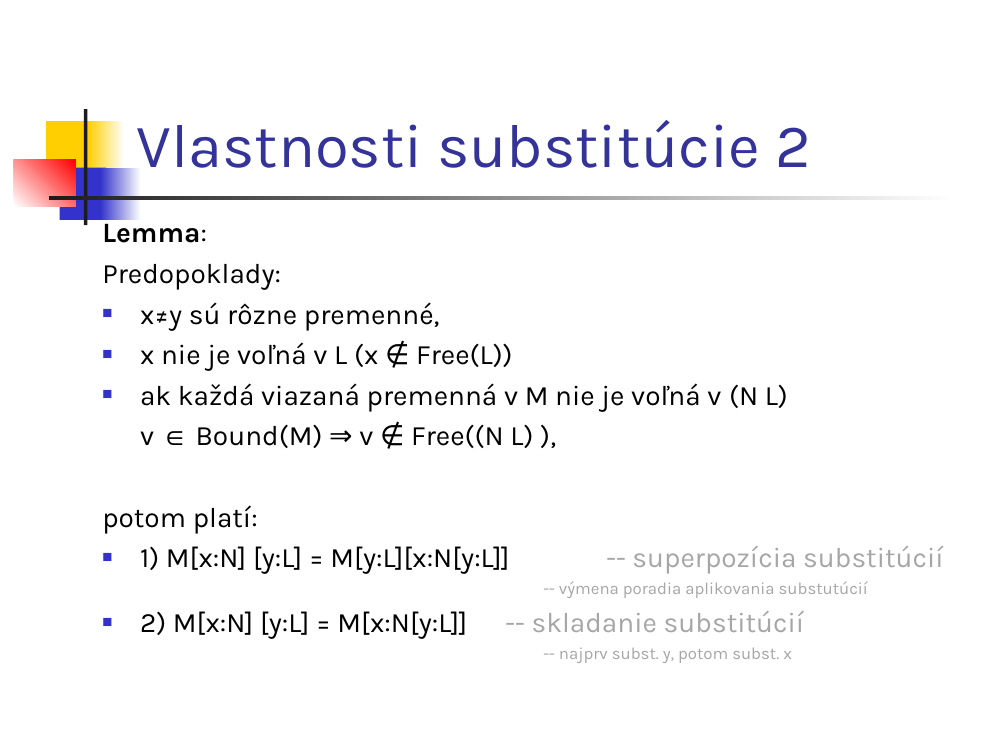
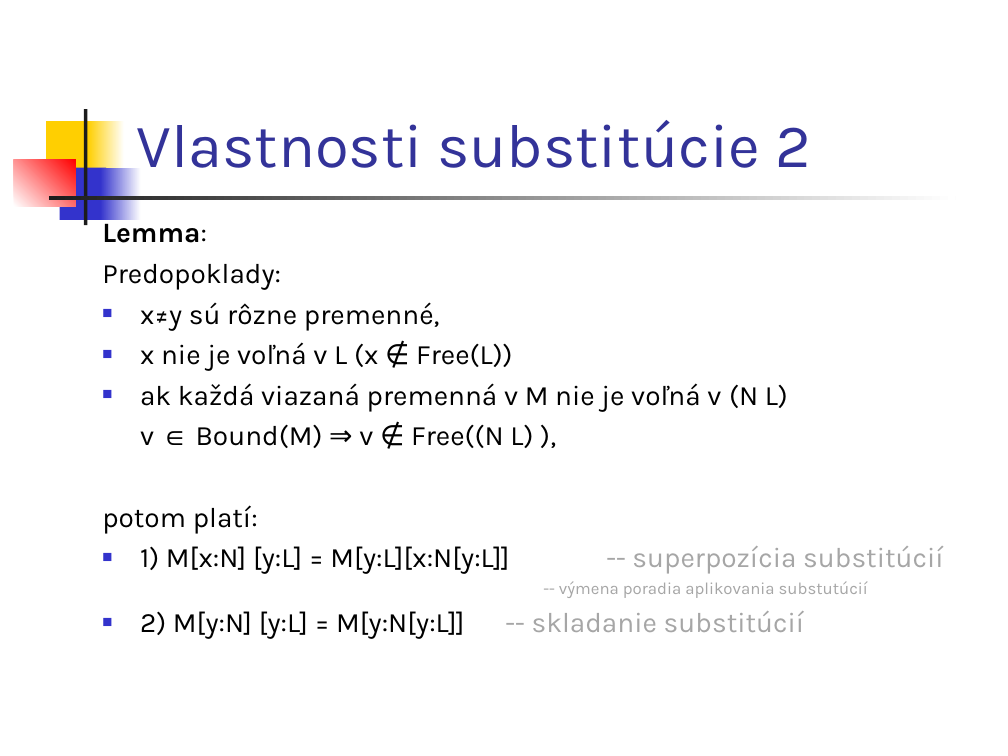
Before and after one commit to Funkcionalne/Prednasky, a slide deck: slide 19 of 05/05_fpro.ppt. Drawn at 1008x756 pixels with LibreOffice and Linux fonts; fonts in the diff are those of the drawing. Boxes give left, top, right and bottom in pixels: in the first picture for what was removed or moved away, otherwise in the second. Text is boxed around its words. In the diff, an @@ line names an element or a change of style, - is before the commit and + after.

```diff
--- a/05/05_fpro.ppt
+++ b/05/05_fpro.ppt
@@ text at bbox=[140, 611, 805, 639]: text changed; text colour #A6A6A6 to #000000 @@
-■ 2) M[x:N] [y:L] = M[x:N[y:L]] -- skladanie substitúcií
--- najprv subst. y, potom subst. x
+■ 2) M[y:N] [y:L] = M[y:N[y:L]] -- skladanie substitúcií
```
Also in this commit, not shown: 1 other file.
